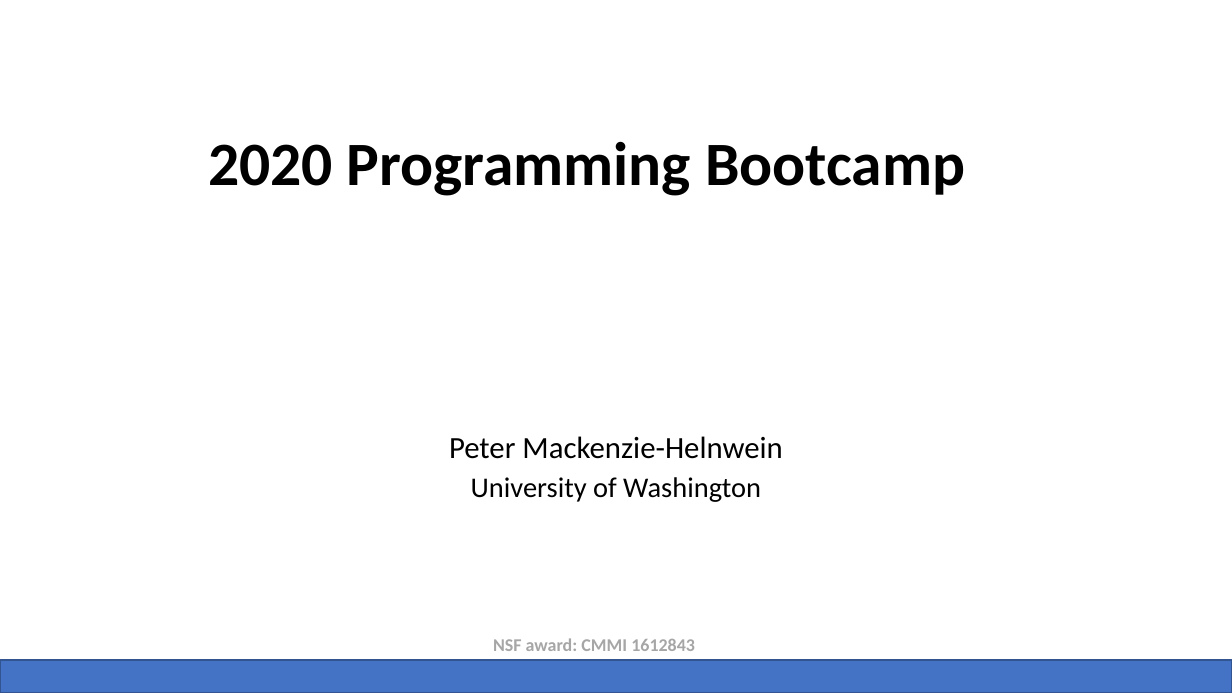
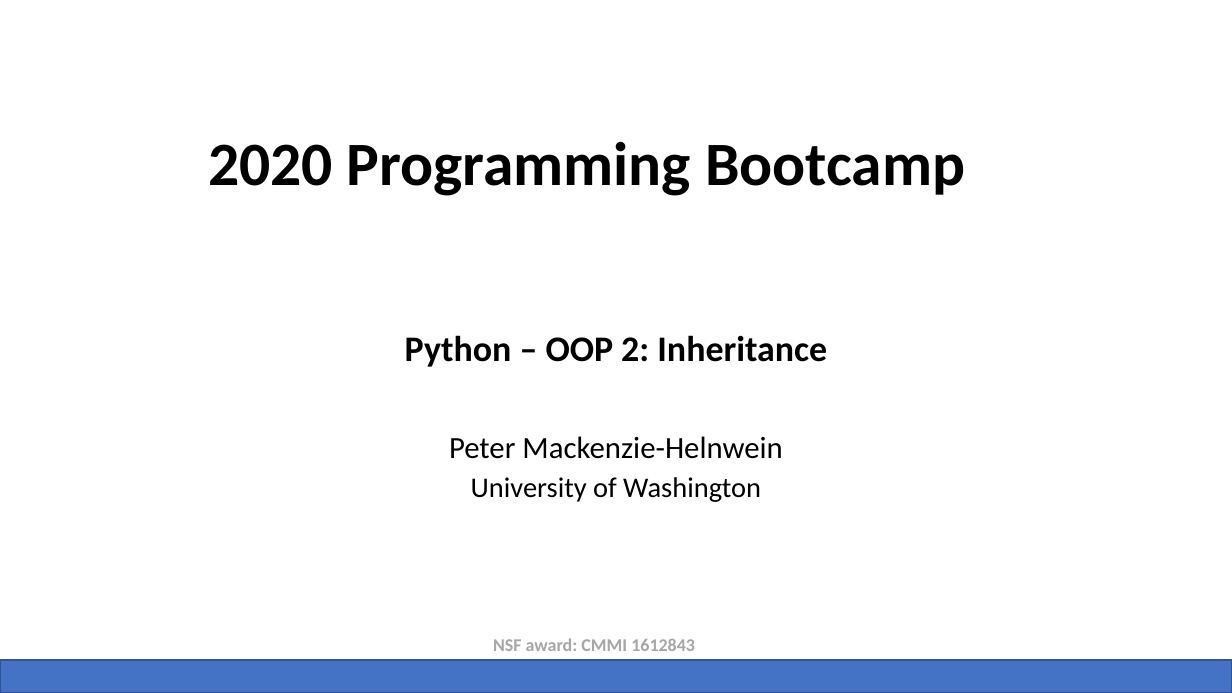
Before and after one commit to thonstad/SimCenterBootcamp2020, a slide deck: slide 20 of presentations/SimCenter Bootcamp Python.pptx. Drawn at 1232x693 pixels with LibreOffice and Linux fonts; fonts in the diff are those of the drawing; background and template pictures are left out. Boxes give left, top, right and bottom in pixels: in the first picture for what was removed or moved away, otherwise in the second. Text is boxed around its words. In the diff, an @@ line names an element or a change of style, - is before the commit and + after.

```diff
--- a/presentations/SimCenter Bootcamp Python.pptx
+++ b/presentations/SimCenter Bootcamp Python.pptx
@@ subtitle added at bbox=[405, 335, 827, 367], 28 pt, text #000000, bold @@
+Python – OOP 2: Inheritance
```
Also in this commit, not shown: 3 other slides changed, 5 slides added, 48 other files.
